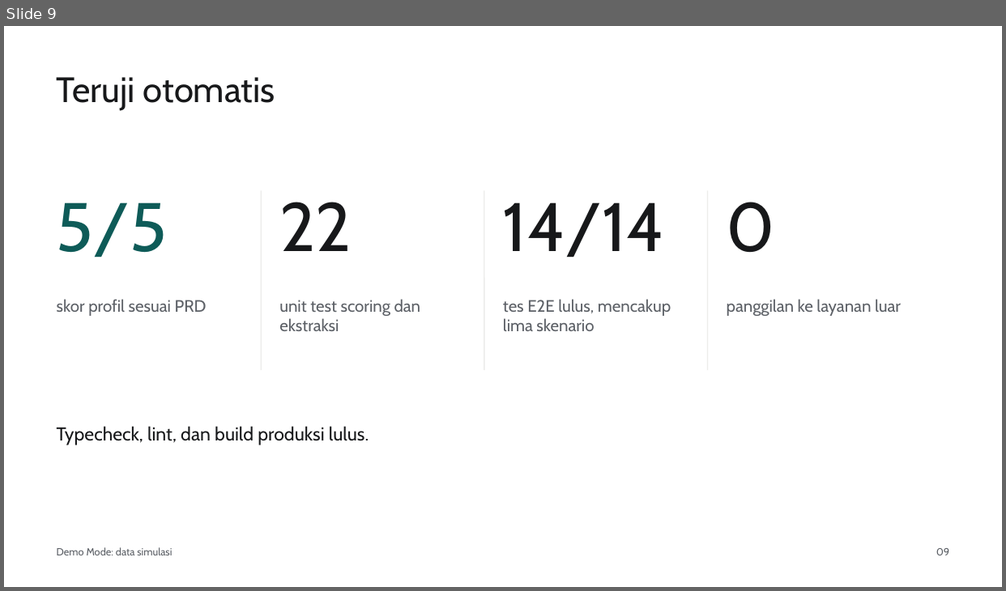
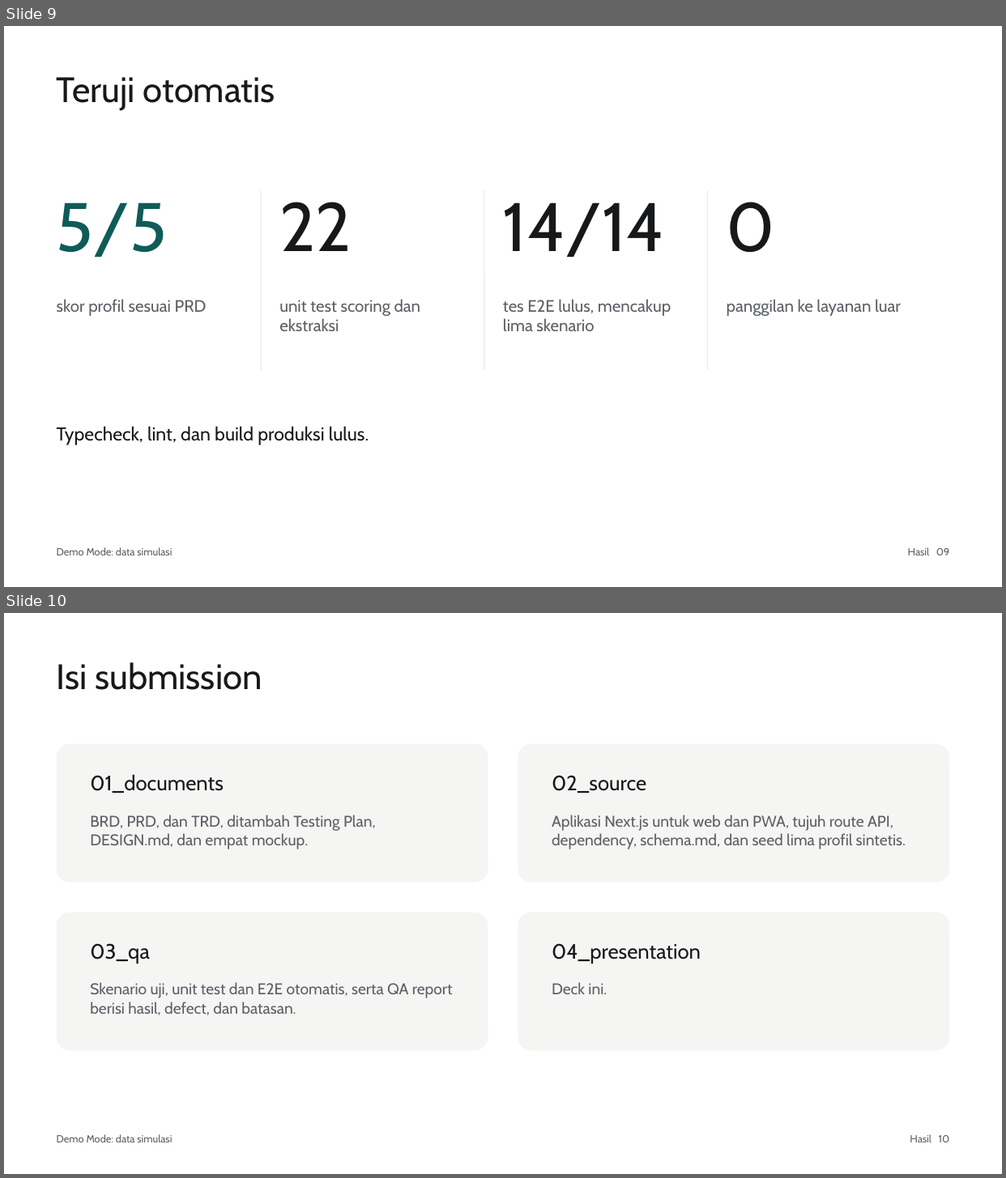
Before and after one commit to hartono0297/credit-score, a slide deck: 04_presentation/presentation.pptx. Shown one above the other, each under a label of ours: slide 9 before the commit, slides 9 and 10 after it. The pictures are 1006x591 and 1006x1178 pixels, drawn with LibreOffice and Linux fonts; fonts in the diff are those of the drawing. Boxes give left, top, right and bottom in pixels: in the first picture for what was removed or moved away, otherwise in the second. Text is boxed around its words. In the diff, an @@ line names an element or a change of style, - is before the commit and + after.

```diff
--- a/04_presentation/presentation.pptx
+++ b/04_presentation/presentation.pptx
@@ slide 10 added at (x1=4, y1=613, x2=1002, y2=1174), background #FFFFFF @@
@@ text added at (x1=57, y1=662, x2=262, y2=690), 34 pt, text #17181A @@
+Isi submission
@@ rounded rectangle added at (x1=57, y1=744, x2=488, y2=883), fill #F5F5F3 @@
@@ rounded rectangle added at (x1=518, y1=744, x2=950, y2=883), fill #F5F5F3 @@
@@ text added at (x1=90, y1=774, x2=224, y2=793), 20 pt, text #17181A @@
+01_documents
@@ text added at (x1=552, y1=775, x2=646, y2=793), 20 pt, text #17181A @@
+02_source
@@ text added at (x1=90, y1=815, x2=376, y2=850), 15 pt, text #5C6066 @@
+BRD, PRD, dan TRD, ditambah Testing Plan, DESIGN.md, dan empat mockup.
@@ text added at (x1=552, y1=815, x2=906, y2=850), 15 pt, text #5C6066 @@
+Aplikasi Next.js untuk web dan PWA, tujuh route API, dependency, schema.md, dan seed lima profil sintetis.
@@ rounded rectangle added at (x1=57, y1=913, x2=488, y2=1051), fill #F5F5F3 @@
@@ rounded rectangle added at (x1=518, y1=913, x2=950, y2=1051), fill #F5F5F3 @@
@@ text added at (x1=90, y1=943, x2=150, y2=964), 20 pt, text #17181A @@
+03_qa
@@ text added at (x1=552, y1=943, x2=701, y2=964), 20 pt, text #17181A @@
+04_presentation
@@ text added at (x1=90, y1=982, x2=453, y2=1016), 15 pt, text #5C6066 @@
+Skenario uji, unit test dan E2E otomatis, serta QA report berisi hasil, defect, dan batasan.
@@ text added at (x1=552, y1=982, x2=607, y2=995), 15 pt, text #5C6066 @@
+Deck ini.
@@ text added at (x1=57, y1=1135, x2=172, y2=1143), 10 pt, text #5C6066 @@
+Demo Mode: data simulasi
@@ text added at (x1=910, y1=1135, x2=950, y2=1143), 10 pt, text #5C6066 @@
+Hasil 10
@@ slide 9 changed as well @@
@@ text at (x1=908, y1=548, x2=949, y2=556): text changed @@
-09
+Hasil 09
```
Also in this commit, not shown: 8 other slides changed, 2 other slides added, 1 slide removed, 9 other files.
